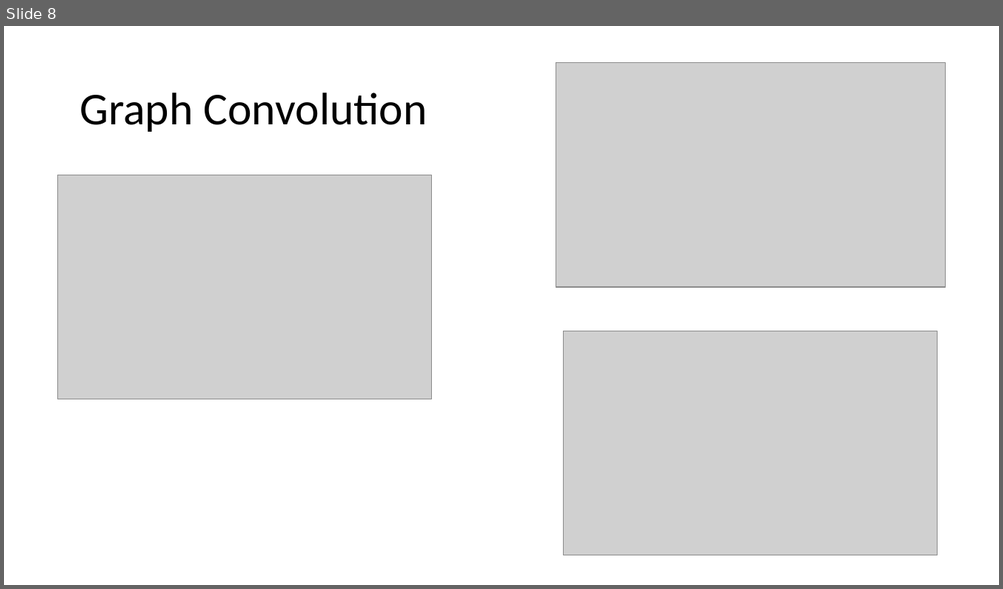
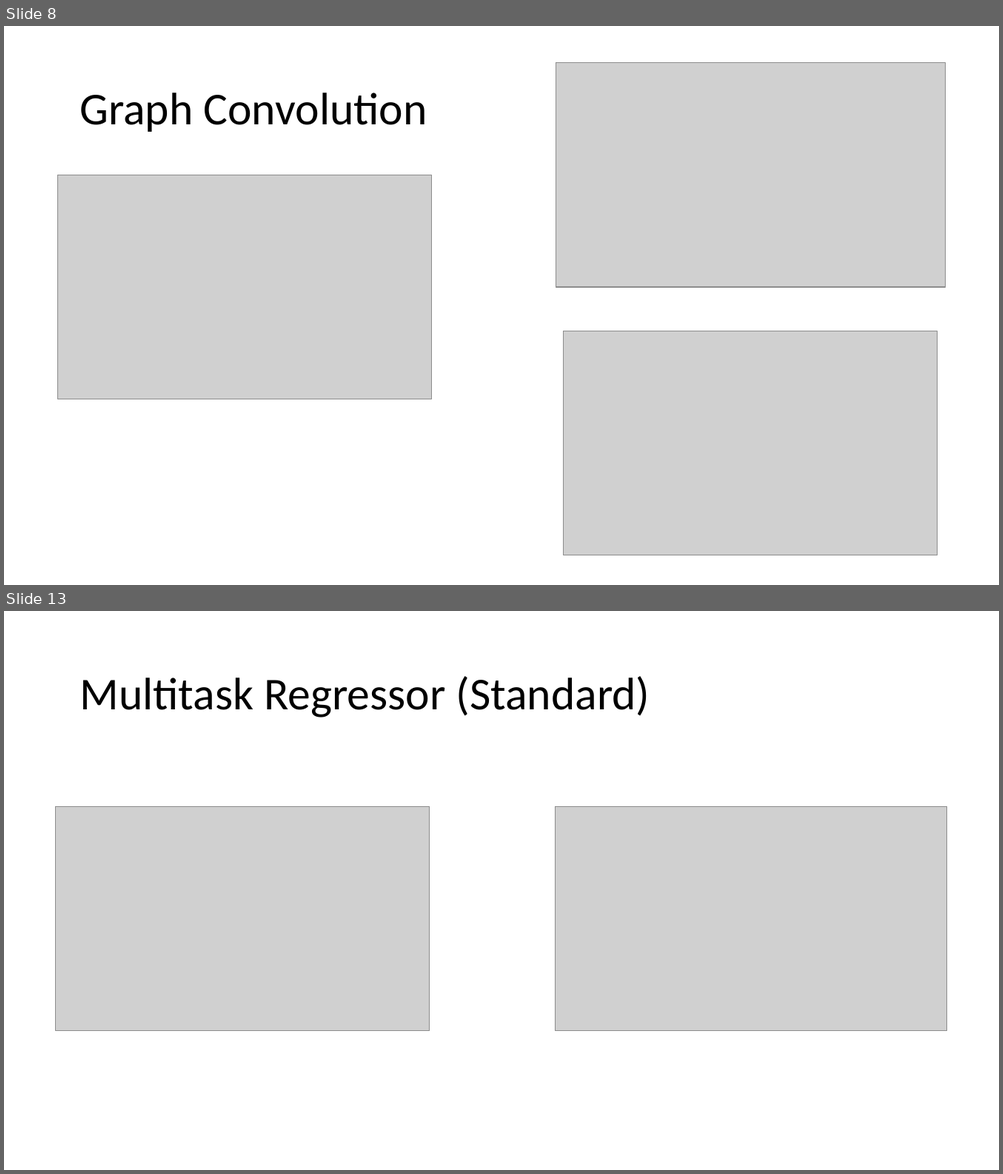
Before and after one commit to Ian-McCleary/chem-ml-research, a slide deck: statsreport.pptx. Shown one above the other, each under a label of ours: slide 8 before the commit, slides 8 and 13 after it; the slides between them are not shown. The pictures are 1003x589 and 1003x1174 pixels, drawn with LibreOffice and Linux fonts; fonts in the diff are those of the drawing; grey boxes stand for pictures. Boxes give left, top, right and bottom in pixels: in the first picture for what was removed or moved away, otherwise in the second. Text is boxed around its words. In the diff, an @@ line names an element or a change of style, - is before the commit and + after.

```diff
--- a/statsreport.pptx
+++ b/statsreport.pptx
@@ slide 13 added at bbox=[4, 611, 999, 1170], background #FFFFFF @@
@@ title added at bbox=[79, 676, 650, 718], 44 pt, text #000000 @@
+Multitask Regressor (Standard)
@@ picture added at bbox=[56, 806, 430, 1031] @@
@@ picture added at bbox=[555, 806, 947, 1031] @@
```
Also in this commit, not shown: 3 slides changed, 8 other slides added, 6 other files.
